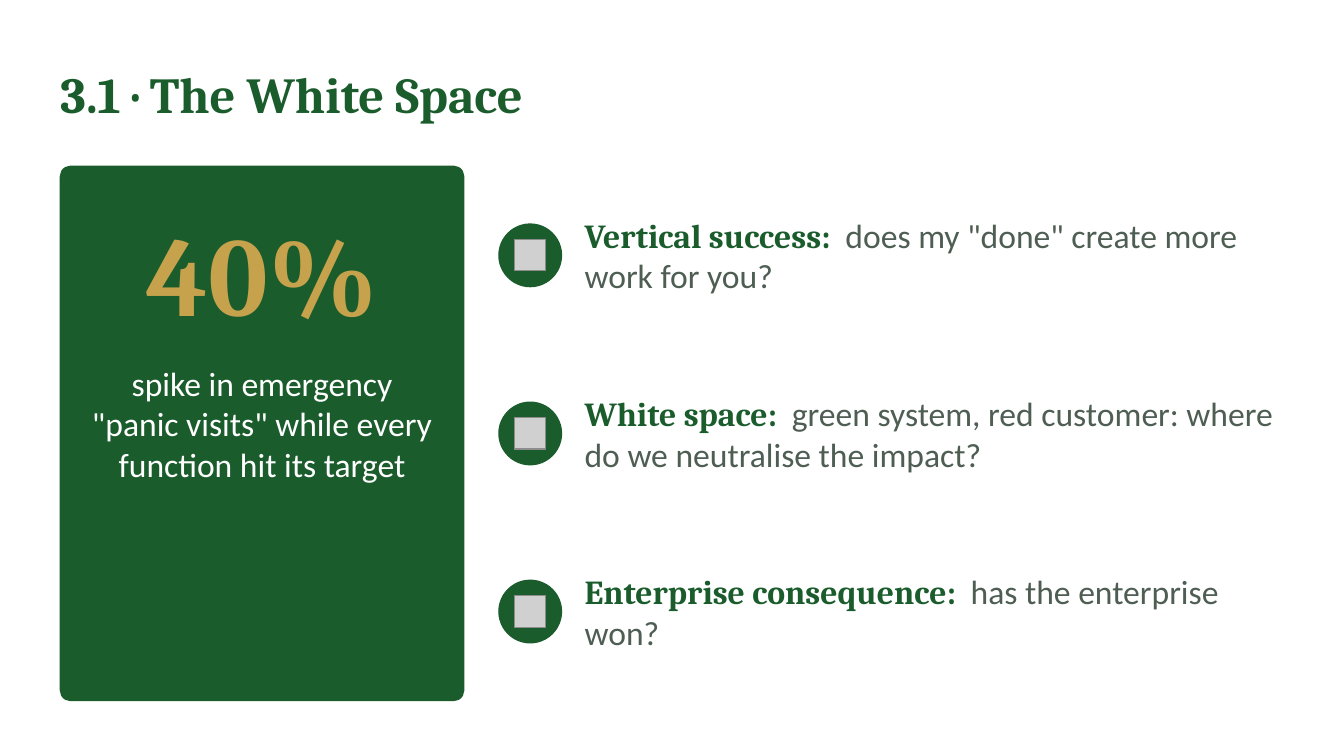
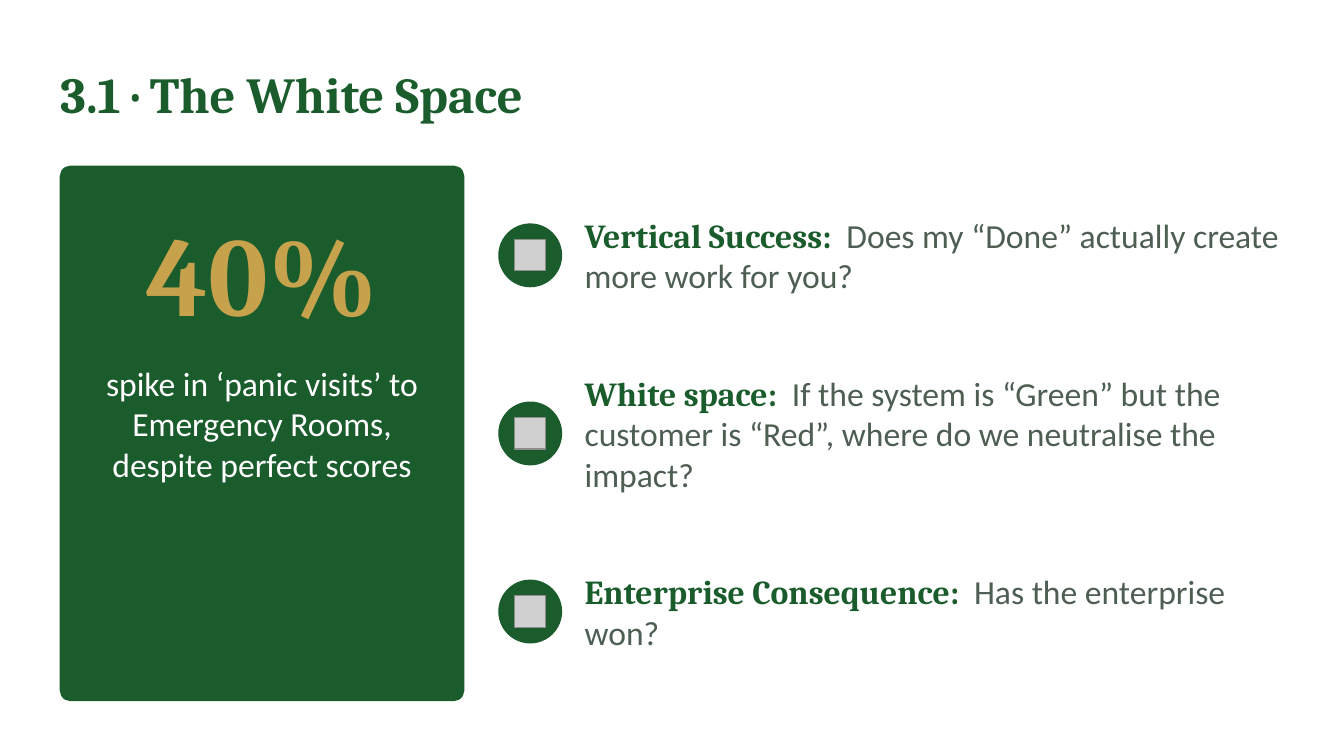
Before and after one commit to IBSL26/ibsl-platform, a slide deck: slide 19 of Unit decks/Unit 01 - Behavioural Strategy Fundamentals.pptx. Drawn at 1344x756 pixels with LibreOffice and Linux fonts; fonts in the diff are those of the drawing; grey boxes stand for pictures. Boxes give left, top, right and bottom in pixels: in the first picture for what was removed or moved away, otherwise in the second. Text is boxed around its words. In the diff, an @@ line names an element or a change of style, - is before the commit and + after.

```diff
--- a/Unit decks/Unit 01 - Behavioural Strategy Fundamentals.pptx
+++ b/Unit decks/Unit 01 - Behavioural Strategy Fundamentals.pptx
@@ text at box(585, 224, 1279, 294): text changed @@
-Vertical success: does my "done" create more work for you?
+Vertical Success: Does my “Done” actually create more work for you?
@@ text at box(106, 372, 418, 483): text changed @@
-spike in emergency "panic visits" while every function hit its target
+spike in ‘panic visits’ to Emergency Rooms, despite perfect scores
@@ text at box(585, 382, 1221, 493): text changed @@
-White space: green system, red customer: where do we neutralise the impact?
+White space: If the system is “Green” but the customer is “Red”, where do we neutralise the impact?
@@ text at box(585, 580, 1225, 645): text changed @@
-Enterprise consequence: has the enterprise won?
+Enterprise Consequence: Has the enterprise won?
```
Also in this commit, not shown: 29 other slides changed, 5 slides added, 4 other files.
